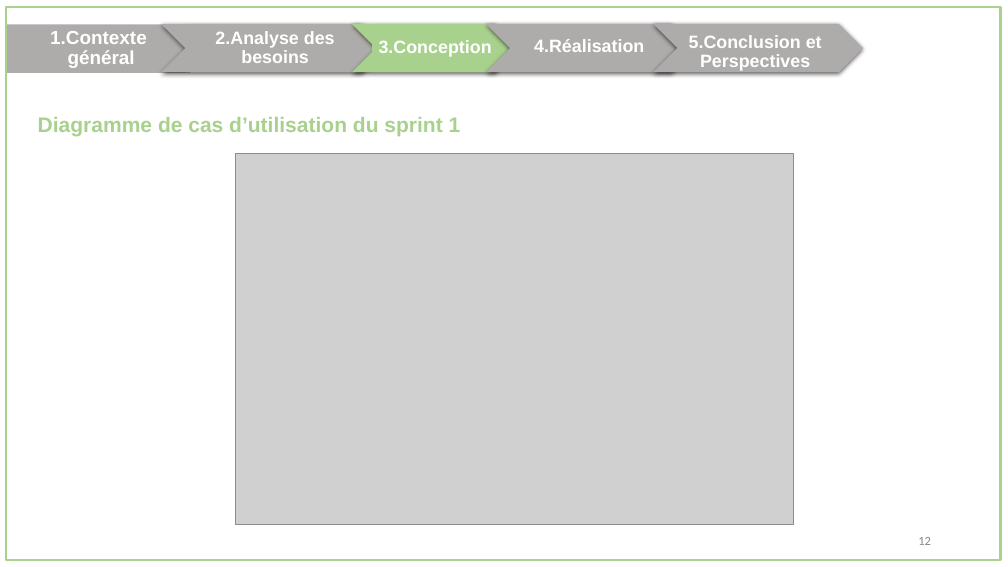
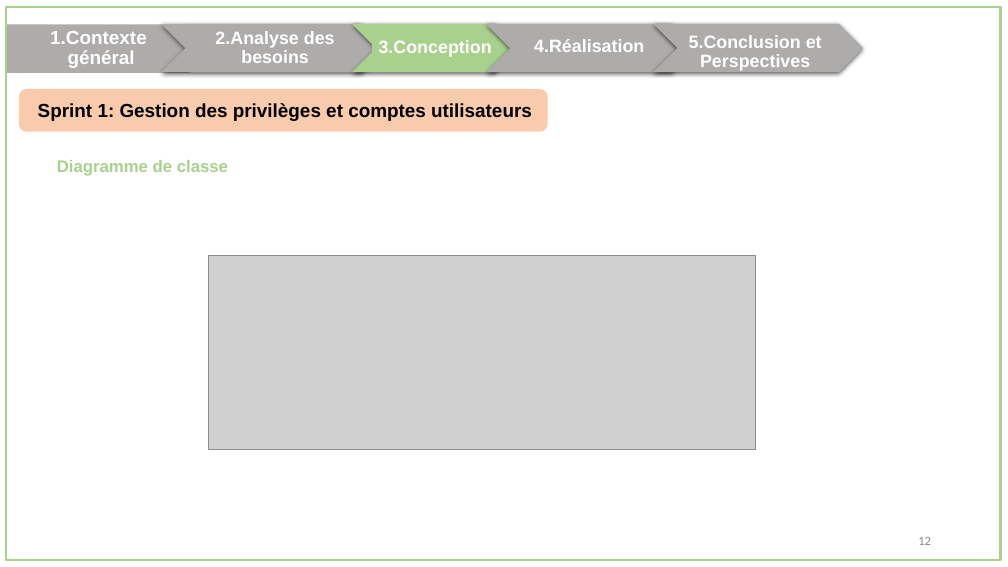
Before and after one commit to oussema1-hub/Rapport-Conception, a slide deck: slide 16 of presentation.pptx. Drawn at 1008x567 pixels with LibreOffice and Linux fonts; fonts in the diff are those of the drawing; grey boxes stand for pictures. Boxes give left, top, right and bottom in pixels: in the first picture for what was removed or moved away, otherwise in the second. Text is boxed around its words. In the diff, an @@ line names an element or a change of style, - is before the commit and + after.

```diff
--- a/presentation.pptx
+++ b/presentation.pptx
@@ rounded rectangle added at box(20, 90, 547, 131), fill #F8CBAD, outline #F8CBAD 2 pt, 18 pt, text #000000, bold @@
+Sprint 1: Gestion des privilèges et comptes utilisateurs
@@ text at box(57, 160, 228, 176): text changed; size 20 to 16 pt @@
-Diagramme de cas d’utilisation du sprint 1
+Diagramme de classe
@@ picture removed at box(236, 154, 793, 524) @@
@@ picture added at box(209, 256, 755, 449) @@
```
Also in this commit, not shown: 12 other slides changed, 6 slides added, 11 other files.
